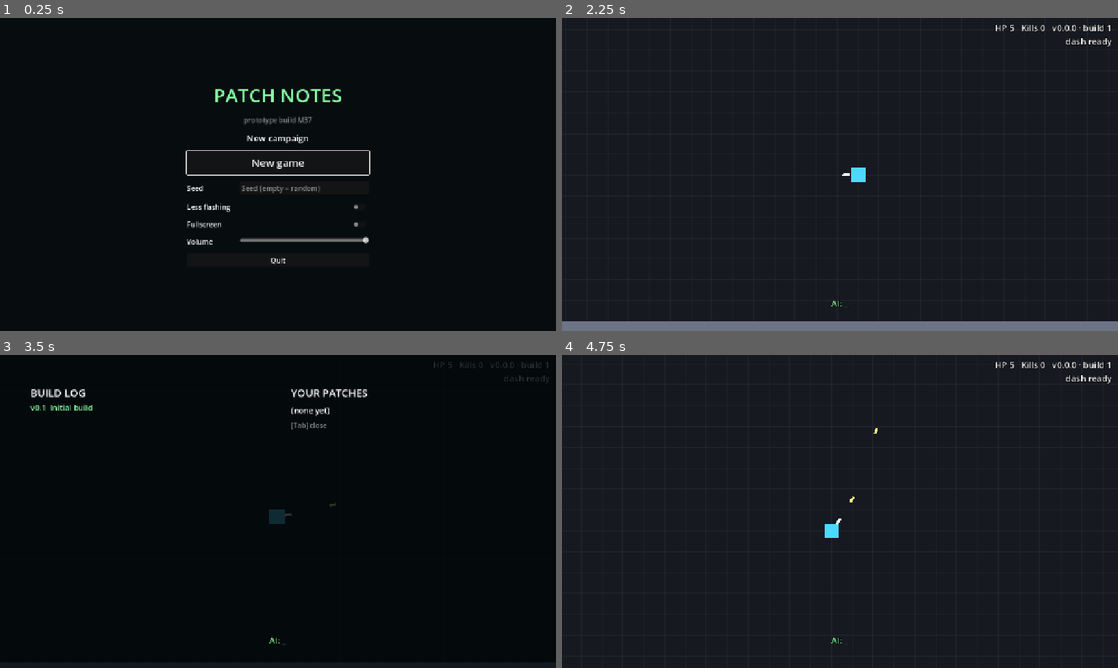
Above: before the commit, frames 1-4 (two rows, left to right).
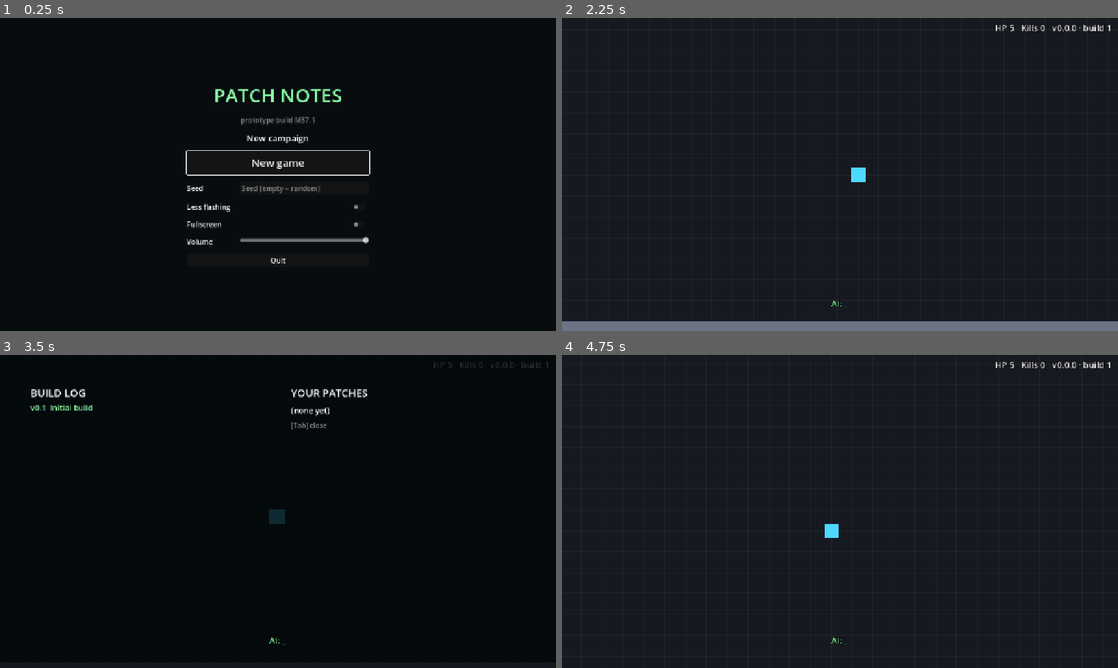
Above: after the commit, the same moments.

Repository: mrafael1/PatchNote
Game: Godot game, scene res://ui/start_screen.tscn
The game is run twice, just before and just after one commit, with the same random seed, the same clock (stepped at 60 frames per second) and the same inputs.
Inputs (mouse positions are in pixels of both pictures, inside the frame that each line leads up to):
- Up to frame 1 (0.25 s): no input
- Up to frame 2 (2.25 s): click (867, 187) at 0.52 s; type "12" at 0.6 s; click "New game" at 1.25 s; click "Yes, reduce them" at 2 s
- Up to frame 3 (3.5 s): tap Enter at 2.75 s; move the mouse to (400, 495) at 2.77 s; hold D (move_right) from 2.78 s (still down); hold Shift (dash) from 2.78 s (still down); click (400, 495) at 2.92 s; tap Space (jump) at 3.02 s; tap Tab (patch_history) at 3.05 s
- Up to frame 4 (4.75 s): release D (move_right) at 3.5 s; release Shift (dash) at 3.5 s; tap F5 (debug_restart) at 3.5 s; drag from (728, 527) to (812, 574) at 3.52 s; move the mouse to (895, 442) at 4.27 s; press the mouse at (895, 442) at 4.28 s; hold D (move_right) from 4.28 s (still down); tap E (wait) at 4.55 s

The runs differ from the first frame. In frame 1, 0.2% of the frame differs, in the area x 43-57%, y 31-34%; in frame 2, 0.1%; in frame 3, less than 0.1%; in frame 4, 0.1%.

Commit message:
M37.1: owner feedback - S0 nothing, S1 move, S2 enemies, S3 shooting
No gun and no dash at first: shooting and dash join the campaign's
basics (Unlocks.CAMPAIGN_BASICS; always on outside a session). The
owner's order: S0 nothing, S1 movement alone, S2 chasers you can
only dodge (low spawn cap), S3 the gun with a kill count (15, 2 min
limit) instead of a timer; the level and the dash ship after S3.
SessionDef gains spawn_rate/spawn_cap; sessions are numbered from S0
on screen.

Co-Authored-By: Claude Opus 5.5 <noreply@anthropic.com>

Diff:
--- a/campaign/campaign.tres
+++ b/campaign/campaign.tres
@@ -1,11 +1,12 @@
-[gd_resource type="Resource" script_class="CampaignDef" load_steps=6 format=3]
+[gd_resource type="Resource" script_class="CampaignDef" load_steps=7 format=3]
 
 [ext_resource type="Script" path="res://campaign/campaign_def.gd" id="1"]
 [ext_resource type="Script" path="res://campaign/session_def.gd" id="2"]
-[ext_resource type="Resource" path="res://campaign/sessions/s1_01_nothing.tres" id="s1"]
-[ext_resource type="Resource" path="res://campaign/sessions/s1_02_move.tres" id="s2"]
-[ext_resource type="Resource" path="res://campaign/sessions/s1_03_enemies.tres" id="s3"]
+[ext_resource type="Resource" path="res://campaign/sessions/s1_00_nothing.tres" id="s0"]
+[ext_resource type="Resource" path="res://campaign/sessions/s1_01_move.tres" id="s1"]
+[ext_resource type="Resource" path="res://campaign/sessions/s1_02_enemies.tres" id="s2"]
+[ext_resource type="Resource" path="res://campaign/sessions/s1_03_shooting.tres" id="s3"]
 
 [resource]
 script = ExtResource("1")
-sessions = Array[ExtResource("2")]([ExtResource("s1"), ExtResource("s2"), ExtResource("s3")])
+sessions = Array[ExtResource("2")]([ExtResource("s0"), ExtResource("s1"), ExtResource("s2"), ExtResource("s3")])
--- a/campaign/session_def.gd
+++ b/campaign/session_def.gd
@@ -19,11 +19,16 @@
 @export var title := ""
 
 @export_group("Build")
-## The game's basics this build has (Unlocks.BASICS): movement, enemies, level.
+## The game's basics this build has (Unlocks.CAMPAIGN_BASICS): movement, shooting,
+## dash, enemies, level.
 @export var basics: Array[StringName] = []
 ## Enemy archetypes that may spawn; "fork:fork_enemy" is the save's answer to that fork.
 @export var enemies: Array[StringName] = []
 @export var arena: ArenaDef   ## null: arena_0
+## The spawn preset (as a StageDef's): multipliers on the spawner's rate and its cap
+## (Tuning.max_enemies). S2 dodges a few chasers with no gun: a low cap.
+@export var spawn_rate := 1.0
+@export var spawn_cap := 1.0
 ## The look take ("punchy", "clean", "arcade") at tier 1; "" is tier 0 (squares).
 @export var look := ""
 
@@ -115,7 +120,7 @@
 	if time_limit < 0.0 or (time_limit > 0.0 and goal != KILLS):
 		out.append("%s: time_limit is for kills goals only" % where)
 	for b in basics:
-		if not b in Unlocks.BASICS:
+		if not b in Unlocks.CAMPAIGN_BASICS:
 			out.append("%s: unknown basic %s" % [where, b])
 	for e in enemies:
 		if String(e).begins_with("fork:"):
@@ -128,6 +133,8 @@
 	# The preset file, by path: only presentation may read the Look class (M28 lint).
 	if look != "" and not ResourceLoader.exists("res://systems/looks/look_1_%s.tres" % look):
 		out.append("%s: no look %s" % [where, look])
+	if spawn_rate <= 0.0 or spawn_cap <= 0.0:
+		out.append("%s: spawn_rate and spawn_cap must be > 0" % where)
 	if not bump in [GameVersion.PATCH, GameVersion.MINOR]:
 		out.append("%s: bump must be patch or minor" % where)
 	if fork != &"" and ChangeDB.get_fork(fork) == null:
--- a/campaign/sessions/s1_01_nothing.tres
+++ b/campaign/sessions/s1_00_nothing.tres
@@ -4,7 +4,7 @@
 
 [resource]
 script = ExtResource("1")
-id = &"s1_01_nothing"
+id = &"s1_00_nothing"
 stage = 1
 title = "Nothing"
 basics = Array[StringName]([])
--- a/campaign/sessions/s1_02_move.tres
+++ b/campaign/sessions/s1_01_move.tres
@@ -4,16 +4,16 @@
 
 [resource]
 script = ExtResource("1")
-id = &"s1_02_move"
+id = &"s1_01_move"
 stage = 1
 title = "Movement"
 basics = Array[StringName]([&"movement"])
 enemies = Array[StringName]([])
 goal = &"survive"
-goal_value = 30.0
+goal_value = 20.0
 face = false
 intro = PackedStringArray("happy: m0ve", "ok")
-cues = PackedStringArray("at 15: spawn chaser 1", "at 15: say surprised: ?")
-debrief = PackedStringArray("thinking: thing.", "happy: shoot thing?", "died guilty: thing hurt. sorry.")
+cues = PackedStringArray("at 12: say thinking: ...")
+debrief = PackedStringArray("happy: move. ok.", "thinking: alone. boring?", "happy: things!")
 bump = &"minor"
 notes = PackedStringArray("Enemies")
--- /dev/null
+++ b/campaign/sessions/s1_02_enemies.tres
@@ -0,0 +1,20 @@
+[gd_resource type="Resource" script_class="SessionDef" load_steps=2 format=3]
+
+[ext_resource type="Script" path="res://campaign/session_def.gd" id="1"]
+
+[resource]
+script = ExtResource("1")
+id = &"s1_02_enemies"
+stage = 1
+title = "Enemies"
+basics = Array[StringName]([&"movement", &"enemies"])
+enemies = Array[StringName]([&"chaser"])
+spawn_cap = 0.12
+goal = &"survive"
+goal_value = 30.0
+face = false
+intro = PackedStringArray("happy: things!")
+cues = PackedStringArray("at 1: spawn chaser 1", "at 15: say worried: run.")
+debrief = PackedStringArray("died guilty: things hurt. sorry.", "thinking: you. things. no gun.", "happy: shoot things?")
+bump = &"minor"
+notes = PackedStringArray("Shooting")
--- a/campaign/sessions/s1_03_enemies.tres
+++ /dev/null
@@ -1,19 +0,0 @@
-[gd_resource type="Resource" script_class="SessionDef" load_steps=2 format=3]
-
-[ext_resource type="Script" path="res://campaign/session_def.gd" id="1"]
-
-[resource]
-script = ExtResource("1")
-id = &"s1_03_enemies"
-stage = 1
-title = "Enemies"
-basics = Array[StringName]([&"movement", &"enemies"])
-enemies = Array[StringName]([&"chaser"])
-goal = &"survive"
-goal_value = 60.0
-face = false
-intro = PackedStringArray("happy: ok. go.")
-cues = PackedStringArray("at 20: say happy: Oh. That works.", "at 45: say proud: You're good at this.")
-debrief = PackedStringArray("died guilty: Too many at once. My fault.", "happy: I can talk now. Weird.", "thinking: I think I need a face.")
-bump = &"minor"
-notes = PackedStringArray("A level")
--- /dev/null
+++ b/campaign/sessions/s1_03_shooting.tres
@@ -0,0 +1,20 @@
+[gd_resource type="Resource" script_class="SessionDef" load_steps=2 format=3]
+
+[ext_resource type="Script" path="res://campaign/session_def.gd" id="1"]
+
+[resource]
+script = ExtResource("1")
+id = &"s1_03_shooting"
+stage = 1
+title = "Shooting"
+basics = Array[StringName]([&"movement", &"shooting", &"enemies"])
+enemies = Array[StringName]([&"chaser"])
+goal = &"kills"
+goal_value = 15.0
+time_limit = 120.0
+face = false
+intro = PackedStringArray("happy: ok. shoot.")
+cues = PackedStringArray("kills 1: say happy: Oh. That works.", "kills 10: say proud: You're good at this.")
+debrief = PackedStringArray("died guilty: Too many at once. My fault.", "stopped thinking: Time's up. Close enough.", "happy: I can talk now. Weird.", "thinking: I think I need a face.")
+bump = &"minor"
+notes = PackedStringArray("A level", "A dash (Shift or right click)")
--- a/core/unlocks.gd
+++ b/core/unlocks.gd
@@ -14,6 +14,10 @@
 ## sessions ship them. Without movement the player can only aim and shoot; without
 ## enemies nothing spawns; without the level the arena is an empty box.
 const BASICS: Array[StringName] = [&"movement", &"enemies", &"level"]
+## The campaign's basics (PLAN v8, owner 2026-11-23): its first sessions also miss the
+## gun and the dash. Outside a session these two are always on (the v6 loop never ships
+## them).
+const CAMPAIGN_BASICS: Array[StringName] = [&"movement", &"shooting", &"dash", &"enemies", &"level"]
 
 
 ## Patches that may be offered: the starters plus what shipped changes unlock, never
@@ -50,6 +54,8 @@
 static func has_basic(id: StringName) -> bool:
 	if RunState.session != null:
 		return id in RunState.session.basics
+	if not id in BASICS:
+		return true
 	return SaveGame.unlock_all or shipped_unlocks().has(id)
 
 
--- a/entities/player.gd
+++ b/entities/player.gd
@@ -8,6 +8,10 @@
 ## The first build has no movement yet (PLAN v5 4.8): it can aim and shoot, nothing
 ## else. The genre sets this from Unlocks when it builds the run.
 var movement_locked := false
+## The campaign's first sessions have no gun and no dash yet either (owner, 2026-11-23):
+## the genre sets these from the session's basics (Unlocks.has_basic).
+var shooting_locked := false
+var dash_locked := false
 
 @onready var mover: Mover = $Mover
 @onready var health: Health = $Health
@@ -82,8 +86,10 @@
 		mover.jump_held = input.jump_held
 		if input.jump_pressed:
 			mover.request_jump()
-		if input.dash_pressed:
+		if input.dash_pressed and not dash_locked:
 			dasher.try_dash(_facing)
+	if shooting_locked:
+		return
 	if input.fire:
 		shooter.try_fire(input.aim_dir)
 	elif RunState.rules.auto_attack and shooter.can_fire():
@@ -113,6 +119,7 @@
 
 func _process(_delta: float) -> void:
 	_aim.rotation = input.aim_dir.angle()
+	_aim.visible = not shooting_locked   # no gun yet: no barrel
 	# Height axis: the body lifts and grows, the shadow stays on the ground.
 	var lift := mover.height
 	_visual.position = Vector2(0, -lift)
--- a/genres/topdown/topdown_genre.gd
+++ b/genres/topdown/topdown_genre.gd
@@ -32,6 +32,8 @@
 	# session (PLAN v8) plays one stage on its own arena.
 	if RunState.session != null:
 		stages = StageSet.single(RunState.session.arena_def())
+		stages.stage(0).spawn_rate = RunState.session.spawn_rate
+		stages.stage(0).spawn_cap = RunState.session.spawn_cap
 	elif Unlocks.missing_basics().is_empty():
 		stages = StageSet.for_run()
 	else:
@@ -46,6 +48,8 @@
 	player = PLAYER_SCENE.instantiate()
 	player.position = arena.player_start
 	player.set(&"movement_locked", not Unlocks.has_basic(&"movement"))
+	player.set(&"shooting_locked", not Unlocks.has_basic(&"shooting"))
+	player.set(&"dash_locked", not Unlocks.has_basic(&"dash"))
 	world.add_child(player)
 
 	turn_clock = TurnClock.new()
--- a/main.gd
+++ b/main.gd
@@ -5,7 +5,7 @@
 ## and hands the run itself to the genre: arena, world, player, camera, spawner and
 ## pacing all live in the Genre node it builds. It never branches on a genre id.
 
-const BUILD := "M37"
+const BUILD := "M37.1"
 
 ## Survive scene reloads: F5 restarts the same seed, "New build" keeps the genre.
 static var next_seed := -1
--- a/tests/gut/test_campaign.gd
+++ b/tests/gut/test_campaign.gd
@@ -5,6 +5,7 @@
 ## TEST_PATH; after_each puts everything back to the v6 defaults.
 
 const TEST_PATH := "user://save_campaign_test/save.json"
+const Fx := preload("res://tests/gut/fixtures.gd")
 
 
 func before_each() -> void:
@@ -61,10 +62,10 @@
 
 func test_the_campaign_has_no_problems() -> void:
 	assert_eq(CampaignDB.problems(), [] as Array[String])
-	assert_eq(CampaignDB.size(), 3)
-	assert_eq(CampaignDB.session(0).id, &"s1_01_nothing")
-	assert_eq(CampaignDB.index_of(&"s1_03_enemies"), 2)
-	assert_null(CampaignDB.session(3))
+	assert_eq(CampaignDB.size(), 4)
+	assert_eq(CampaignDB.session(0).id, &"s1_00_nothing", "S0: nothing")
+	assert_eq(CampaignDB.index_of(&"s1_03_shooting"), 3)
+	assert_null(CampaignDB.session(4))
 
 
 func test_lines_parse_a_condition_an_expression_and_the_text() -> void:
@@ -198,9 +199,11 @@
 # --- A session in the game scene ----------------------------------------------------
 
 func test_the_first_session_cannot_move_and_has_nothing() -> void:
-	var game := await _game(&"s1_01_nothing")
-	assert_eq(RunState.session.id, &"s1_01_nothing")
+	var game := await _game(&"s1_00_nothing")
+	assert_eq(RunState.session.id, &"s1_00_nothing")
 	assert_true(game.player.movement_locked)
+	assert_true(game.player.shooting_locked, "no gun at first (owner, 2026-11-23)")
+	assert_true(game.player.dash_locked, "no dash at first")
 	assert_false(game.spawner.enabled)
 	assert_eq(game.arena.blocks.size(), 4, "no level: an empty box")
 	assert_false(game.director.enabled, "no prompts in the campaign")
@@ -208,24 +211,48 @@
 	assert_eq(Unlocks.look(), {"tier": 0, "take": ""})
 	assert_eq(game.run_loop.goal, SessionDef.STOP)
 	assert_eq(game.session_runner.said, ["_"], "the first intro line is said at once")
-	assert_string_contains(Main.boot_line(), "session s1_01_nothing")
-
-
-func test_a_cue_spawns_and_speaks_on_the_goal_clock() -> void:
-	var game := await _game(&"s1_02_move")
+	assert_string_contains(Main.boot_line(), "session s1_00_nothing")
+
+
+func test_movement_comes_alone() -> void:
+	var game := await _game(&"s1_01_move")
 	assert_false(game.player.movement_locked)
-	assert_false(game.spawner.enabled, "no enemies basic: nothing spawns by itself")
+	assert_true(game.player.shooting_locked)
+	assert_false(game.spawner.enabled, "no enemies basic: nothing spawns")
+	game.run_loop.goal_clock = 12.0
+	await wait_physics_frames(3)
 	assert_eq(RunState.count(&"enemy"), 0)
-	game.run_loop.goal_clock = 15.0
-	await wait_physics_frames(3)
-	assert_eq(RunState.count(&"enemy"), 1, "the AI drops one chaser by hand")
-	assert_eq(game.session_runner.fired_count(), 2)
-	assert_eq(game.hud.goal_shown(), "Survive 0:15")
+	assert_eq(game.session_runner.fired_count(), 1, "the AI's '...' at 12 s")
+	assert_eq(game.hud.goal_shown(), "Survive 0:08")
+
+
+func test_enemies_come_with_no_gun_and_a_low_cap() -> void:
+	var game := await _game(&"s1_02_enemies")
+	assert_true(game.spawner.enabled)
+	assert_true(game.player.shooting_locked, "dodge only: the gun ships after this session")
+	assert_eq(game.spawner.current_cap(), int(RunState.rules.max_enemies * 0.12))
+	game.run_loop.goal_clock = 1.0
+	await wait_physics_frames(3)
+	assert_gte(RunState.count(&"enemy"), 1, "the AI drops the first chaser by hand")
+	assert_eq(game.session_runner.fired_count(), 1)
+
+
+func test_shooting_comes_with_a_kill_count() -> void:
+	var game := await _game(&"s1_03_shooting")
+	assert_false(game.player.shooting_locked)
+	assert_true(game.player.dash_locked, "the dash ships after this session")
+	assert_eq(game.run_loop.goal, SessionDef.KILLS)
+	assert_eq(game.hud.goal_shown(), "Kills 0/15")
+	RunState.kills = 1
+	await wait_physics_frames(3)
+	assert_eq(game.session_runner.fired_count(), 1, "the first kill: 'Oh. That works.'")
+	RunState.kills = 15
+	await wait_physics_frames(3)
+	assert_eq(game.run_loop.outcome, &"win")
 
 
 func test_a_death_offers_retry_and_move_on() -> void:
-	var game := await _game(&"s1_03_enemies")
-	assert_true(game.spawner.enabled)
+	var game := await _game(&"s1_03_shooting")
 	assert_eq(game.arena.blocks.size(), 4, "the level ships with this session")
 	game.run_loop.end(&"lose")
 	await wait_physics_frames(int(Tuning.report_delay * 60) + 5)
@@ -235,36 +262,59 @@
 	assert_eq(game.debrief.lines.map(func(l: Line) -> String: return l.text)[0],
 			"Too many at once. My fault.", "the died line comes first")
 	game._end_session(&"retry")
-	assert_eq(SaveGame.attempts(&"s1_03_enemies"), 1)
-	assert_eq(CampaignDB.current().id, &"s1_03_enemies", "Retry plays the same session")
-	assert_eq(CampaignDB.attempt(&"s1_03_enemies"), 2)
+	assert_eq(SaveGame.attempts(&"s1_03_shooting"), 1)
+	assert_eq(CampaignDB.current().id, &"s1_03_shooting", "Retry plays the same session")
+	assert_eq(CampaignDB.attempt(&"s1_03_shooting"), 2)
 	game._end_session(&"move_on")
 	assert_true(CampaignDB.is_done(), "Move on counts the session as done")
 	assert_eq(SaveGame.version().label(), "v0.1.0")
 
 
 func test_a_won_session_shows_its_notes_and_moves_on() -> void:
-	var game := await _game(&"s1_03_enemies")
-	game.run_loop.goal_clock = 60.0
+	var game := await _game(&"s1_03_shooting")
+	game.run_loop.goal_clock = 120.0
 	await wait_physics_frames(int(Tuning.report_delay * 60) + 5)
 	assert_true(game.debrief.is_open())
-	assert_eq(game.debrief.outcome, &"won")
+	assert_eq(game.debrief.outcome, &"stopped", "the time limit ran out before 15 kills")
 	assert_eq(game.debrief.choices(), [DebriefScreen.LAST], "the last session so far")
 	var texts := game.debrief.lines.map(func(l: Line) -> String: return l.text)
 	assert_false("Too many at once. My fault." in texts)
-	assert_eq(DebriefScreen.notes_text(RunState.session), "v0.1.0 · what changed\n  • A level")
+	assert_true("Time's up. Close enough." in texts)
+	assert_eq(DebriefScreen.notes_text(RunState.session), "v0.1.0 · what changed\n  • A level\n  • A dash (Shift or right click)")
 	game._end_session(&"next")
 	assert_true(CampaignDB.is_done())
-	assert_eq(SaveGame.campaign().done, ["s1_03_enemies"])
+	assert_eq(SaveGame.campaign().done, ["s1_03_shooting"])
+
+
+func test_a_locked_gun_and_dash_do_nothing() -> void:
+	var game := await _game(&"s1_01_move")
+	var input := Fx.ScriptedInput.new()
+	game.player.set_input(input)
+	input.fire = true
+	input.aim_dir = Vector2.RIGHT
+	input.tap_dash()
+	await wait_physics_frames(10)
+	assert_eq(RunState.count(&"player_projectile"), 0, "no shot")
+	assert_true(game.player.dasher.is_ready(), "no dash: the cooldown never started")
+	assert_false(game.player.get_node("Aim").visible, "no barrel drawn")
+	assert_eq(game.hud._label.text.contains("dash"), false, "the HUD does not offer a dash")
+
+
+func test_outside_a_session_the_gun_and_dash_are_always_on() -> void:
+	assert_true(Unlocks.has_basic(&"shooting"))
+	assert_true(Unlocks.has_basic(&"dash"))
+	SaveGame.go_live(TEST_PATH, true)
+	assert_true(Unlocks.has_basic(&"shooting"), "the v6 loop never ships them")
+	assert_false(Unlocks.has_basic(&"movement"))
 
 
 func test_a_session_record_is_schema_4() -> void:
-	var s := CampaignDB.get_session(&"s1_02_move")
+	var s := CampaignDB.get_session(&"s1_01_move")
 	var rec := CampaignDB.telemetry_record(s, {"duration": 30.0, "goal": {"kind": "survive"}},
 			&"won", 2, &"next", "M37")
 	assert_eq(rec.schema, 4)
 	assert_eq([rec.type, rec.session, rec.stage, rec.attempt, rec.outcome, rec.choice, rec.moved_on],
-			["campaign", "s1_02_move", 1, 1, "won", "next", false])
+			["campaign", "s1_01_move", 1, 1, "won", "next", false])
 	assert_eq([rec.hits_taken, rec.deaths, rec.duration], [2, 0, 30.0])
 	for key in ["reactions", "edits", "events", "fork", "mascot", "reduce_flashing", "game_version"]:
 		assert_true(rec.has(key), key)
@@ -293,9 +343,9 @@
 
 func test_the_campaign_round_trips_and_bad_types_are_corrupt() -> void:
 	SaveGame.go_live(TEST_PATH, true)
-	SaveGame.count_attempt(&"s1_02_move")
-	SaveGame.campaign_done(&"s1_01_nothing", GameVersion.MINOR, [&"enemy_tank"] as Array[StringName], 1)
-	SaveGame.campaign_done(&"s1_01_nothing", GameVersion.MINOR, [] as Array[StringName], 1)
+	SaveGame.count_attempt(&"s1_01_move")
+	SaveGame.campaign_done(&"s1_00_nothing", GameVersion.MINOR, [&"enemy_tank"] as Array[StringName], 1)
+	SaveGame.campaign_done(&"s1_00_nothing", GameVersion.MINOR, [] as Array[StringName], 1)
 	SaveGame.set_mascot(&"blob")
 	SaveGame.mark_event_seen(&"wrong_variable")
 	SaveGame.set_setting("reduce_flashing", true)
@@ -351,10 +401,10 @@
 	assert_eq(screen.save_label.text, "New campaign")
 	assert_false(screen.continue_button.visible)
 	assert_null(screen.start_button, "no v6 Start button")
-	SaveGame.campaign_done(&"s1_01_nothing", GameVersion.MINOR, [] as Array[StringName], 1)
+	SaveGame.campaign_done(&"s1_00_nothing", GameVersion.MINOR, [] as Array[StringName], 1)
 	screen.refresh_campaign()
 	assert_true(screen.continue_button.visible)
-	assert_eq(screen.save_label.text, "Stage 1 · Session 2 of 3 · v0.1.0")
+	assert_eq(screen.save_label.text, "Stage 1 · Session 1 · v0.1.0", "S0 was the first")
 	screen.press_new_game()
 	assert_eq(screen.new_button.text, StartScreen.NEW_ARMED, "the first click arms")
 
--- a/ui/debrief_screen.gd
+++ b/ui/debrief_screen.gd
@@ -82,7 +82,7 @@
 	outcome = outcome_name(run_outcome)
 	lines = Line.passing(session.debrief_lines(), CampaignDB.line_context(session, outcome, hits))
 	var index := CampaignDB.index_of(session.id)
-	_title.text = "SESSION %d · %s" % [index + 1, session.title.to_upper()]
+	_title.text = "SESSION %d · %s" % [index, session.title.to_upper()]   # S0 is the first
 	for child in _body.get_children():
 		child.queue_free()
 	for line in lines:
--- a/ui/hud.gd
+++ b/ui/hud.gd
@@ -154,7 +154,8 @@
 	var dash := ""
 	if is_instance_valid(player):
 		var dasher := Component.find(player, Dasher) as Dasher
-		dash = "dash ready" if dasher and dasher.is_ready() else "dash ..."
+		if dasher and not player.get(&"dash_locked"):
+			dash = "dash ready" if dasher.is_ready() else "dash ..."
 	_label.text = "HP %d   Kills %d   %s\n%s" % [hp, RunState.kills, version_text(), dash]
 	# Rollbacks are parked (PLAN v5 1.3): the line shows only while a test grants charges.
 	if director and director.charges > 0:
--- a/ui/start_screen.gd
+++ b/ui/start_screen.gd
@@ -203,7 +203,7 @@
 	return b
 
 
-## "Stage 1 · Session 2 of 3 · v0.1.0", "New campaign", or the end so far. A newer
+## "Stage 1 · Session 2 · v0.2.0" (S0 is the first), "New campaign", or the end so far. A newer
 ## build's file and an old prototype save say so.
 static func campaign_line() -> String:
 	if SaveGame.read_only:
@@ -213,8 +213,8 @@
 		line = "%s · to be continued" % SaveGame.version().label()
 	elif CampaignDB.started():
 		var s := CampaignDB.current()
-		line = "Stage %d · Session %d of %d · %s" % [s.stage, CampaignDB.current_index() + 1,
-				CampaignDB.size(), SaveGame.version().label()]
+		line = "Stage %d · Session %d · %s" % [s.stage, CampaignDB.current_index(),
+				SaveGame.version().label()]
 	else:
 		line = "New campaign"
 	if SaveGame.last_load == SaveGame.OLD:
Not shown, changed: PLAN.md
Not shown, changed: tools/check.ps1
